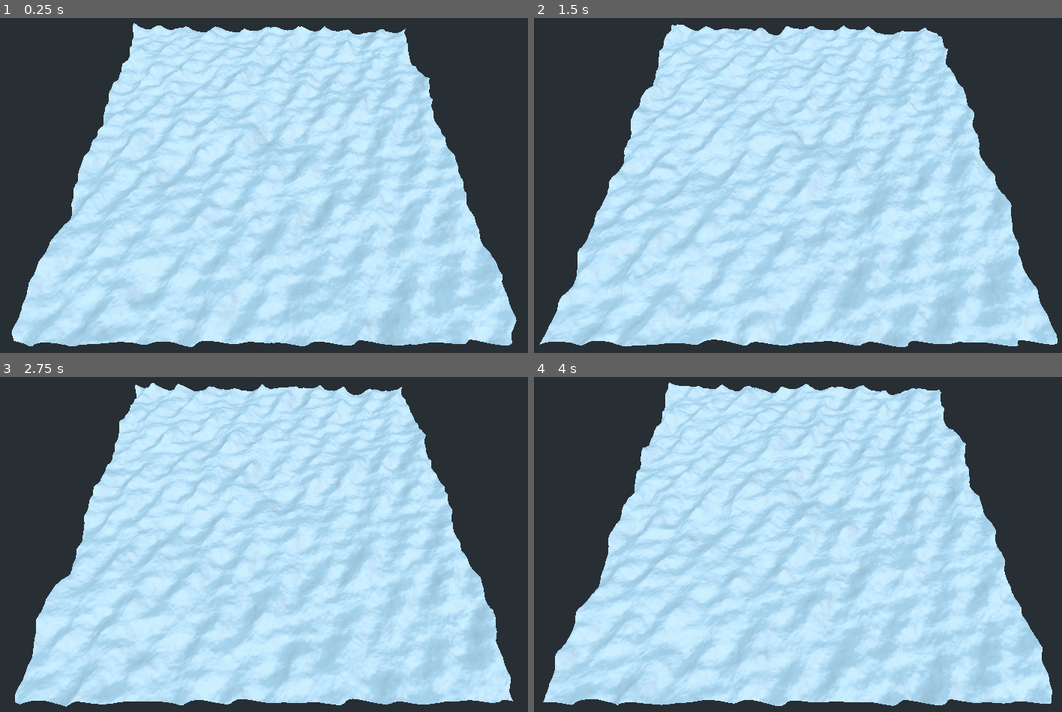
Above: before the commit, frames 1-4 (two rows, left to right).
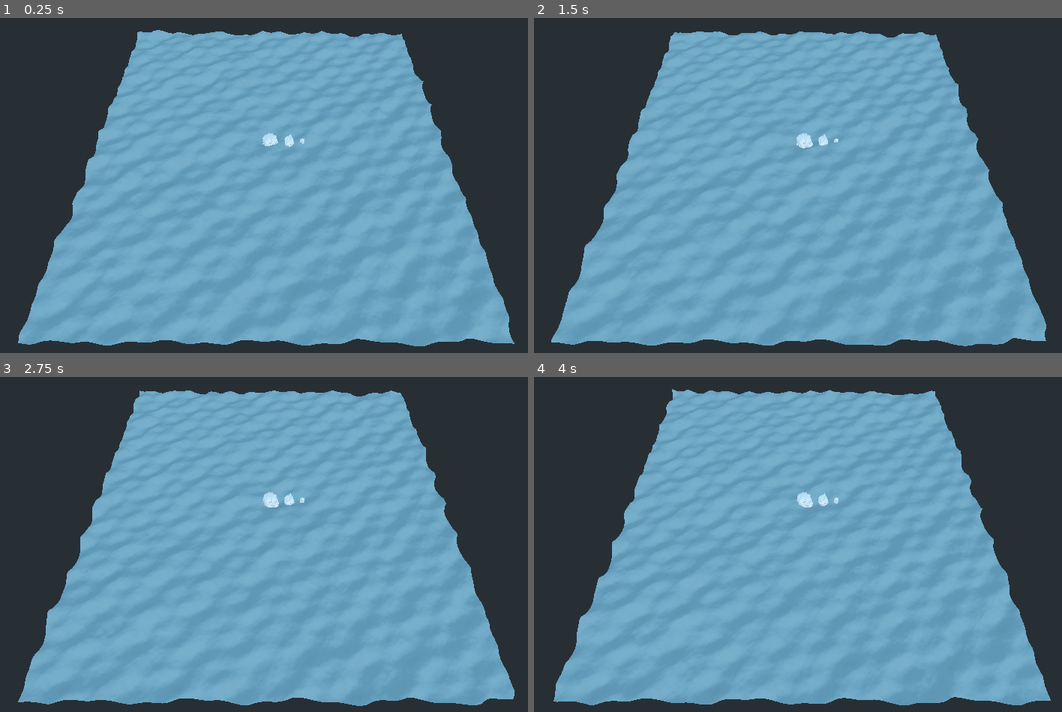
Above: after the commit, the same moments.

Repository: creikey/foamy-ocean
Game: Godot game, scene res://Main.tscn
The game is run twice, just before and just after one commit, with the same random seed, the same clock (stepped at 60 frames per second) and the same inputs.
Inputs:
- Up to frame 1 (0.25 s): no input
- Up to frame 2 (1.5 s): no input
- Up to frame 3 (2.75 s): no input
- Up to frame 4 (4 s): no input

The runs differ from the first frame. In frame 1, 69% of the frame differs, in the area x 2-98%, y 1-99%; in frame 2, 69%; in frame 3, 69%; in frame 4, 69%, in the area x 1-99%, y 1-99%.

Commit message:
Tweak time and add color

Diff:
--- a/src/Main.tscn
+++ b/src/Main.tscn
@@ -17,6 +17,8 @@
 
 uniform float noise_zoom = 0.5;
 uniform float noise_amp = 7.0;
+
+uniform vec4 color: hint_color;
 
 uniform float PI = 3.14159;
 
@@ -66,22 +68,29 @@
 }
 
 void vertex() {
-	vec3 wave_result = wave(VERTEX.xz, TIME);
+	float time = TIME / 2.0;
+	vec3 wave_result = wave(VERTEX.xz, time);
 	VERTEX.y += wave_result.y;
 	VERTEX.x += wave_result.x;
 	VERTEX.z += wave_result.z;
-	TANGENT = normalize(vec3(0.0, wave(VERTEX.xz + vec2(0.0, 0.2), TIME).y - wave(VERTEX.xz + vec2(0.0, -0.2), TIME).y, 0.4));
-	BINORMAL = normalize(vec3(0.4, wave(VERTEX.xz + vec2(0.2, 0.0), TIME).y - wave(VERTEX.xz + vec2(-0.2, 0.0), TIME ).y, 0.0));
+	TANGENT = normalize(vec3(0.0, wave(VERTEX.xz + vec2(0.0, 0.2), time).y - wave(VERTEX.xz + vec2(0.0, -0.2), time).y, 0.4));
+	BINORMAL = normalize(vec3(0.4, wave(VERTEX.xz + vec2(0.2, 0.0), time).y - wave(VERTEX.xz + vec2(-0.2, 0.0), time ).y, 0.0));
 	NORMAL = cross(TANGENT, BINORMAL);
+}
+
+void fragment() {
+	ALBEDO = color.rgb;
+	ALPHA = color.a;
 }"
 
 [sub_resource type="ShaderMaterial" id=2]
 shader = SubResource( 1 )
-shader_param/wave_1 = Plane( 1, 0.34, 0.46, 19.36 )
+shader_param/wave_1 = Plane( 0.17, 0.32, 0.26, 19.36 )
 shader_param/wave_2 = Plane( 0.5, 0.4, 0.34, 12 )
 shader_param/wave_3 = Plane( 0.8, 4, 0.24, 9 )
 shader_param/noise_zoom = 0.15
-shader_param/noise_amp = 12.81
+shader_param/noise_amp = 6.47
+shader_param/color = Color( 0.584314, 0.729412, 0.776471, 1 )
 shader_param/PI = 3.14159
 
 [sub_resource type="PlaneMesh" id=3]
@@ -162,13 +171,13 @@
 environment = ExtResource( 1 )
 
 [node name="Big Rock" parent="." instance=ExtResource( 2 )]
-visible = false
+transform = Transform( 4, 0, 0, 0, 4, 0, 0, 0, 4, 0, 0, 0 )
 
 [node name="Medium Rock" parent="." instance=ExtResource( 3 )]
-visible = false
+transform = Transform( 4, 0, 0, 0, 4, 0, 0, 0, 4, 0, 0, 0 )
 
 [node name="Small Rock" parent="." instance=ExtResource( 4 )]
-visible = false
+transform = Transform( 4, 0, 0, 0, 4, 0, 0, 0, 4, 0, 0, 0 )
 
 [node name="Camera" type="Camera" parent="."]
 transform = Transform( 1, 0, 0, 0, 0.441869, 0.89708, 0, -0.89708, 0.441869, 2.07501, 116.45, 86.6238 )
